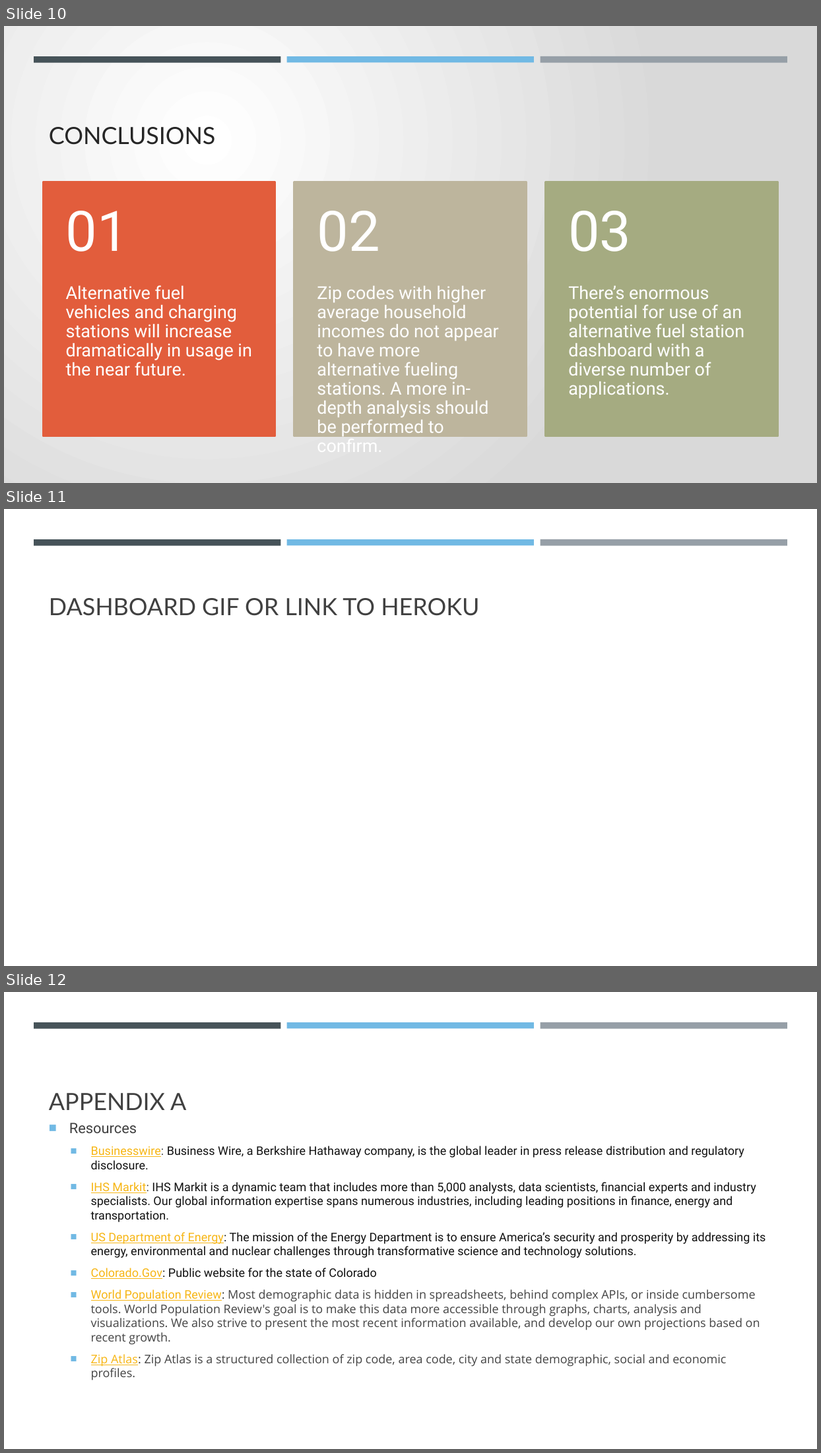
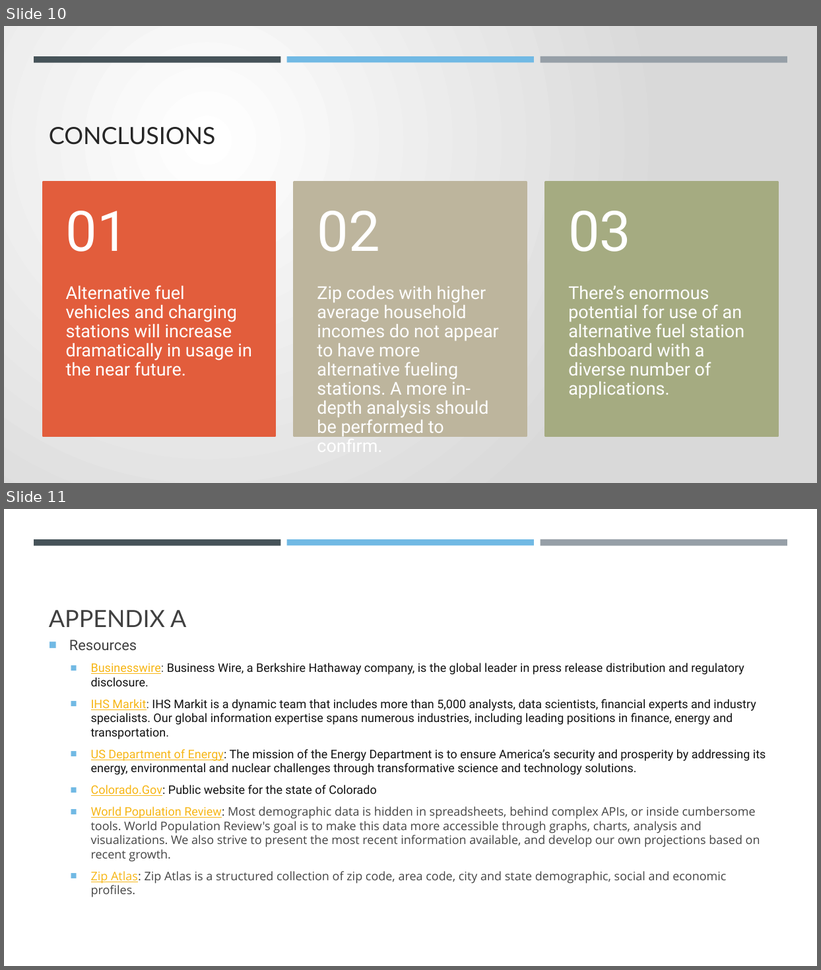
Before and after one commit to gabeo13/Colorado-Alternative-Fuel, a slide deck: Alternative Fuel Station Project.pptx. Shown one above the other, each under a label of ours: slides 10, 11 and 12 before the commit, slides 10 and 11 after it. The pictures are 821x1453 and 821x970 pixels, drawn with LibreOffice and Linux fonts; fonts in the diff are those of the drawing. Boxes give left, top, right and bottom in pixels: in the first picture for what was removed or moved away, otherwise in the second. Text is boxed around its words. In the diff, an @@ line names an element or a change of style, - is before the commit and + after.

```diff
--- a/Alternative Fuel Station Project.pptx
+++ b/Alternative Fuel Station Project.pptx
@@ slide 11 removed at (x1=4, y1=509, x2=817, y2=966), background #FFFFFF; not listed: 3 template elements that a slide beside it also shows @@
@@ title removed at (x1=49, y1=598, x2=479, y2=616) @@
-DASHBOARD GIF OR LINK TO HEROKU
@@ what was slide 12 is now slide 11 @@
```
Also in this commit, not shown: 1 slide changed, 1 other file.
